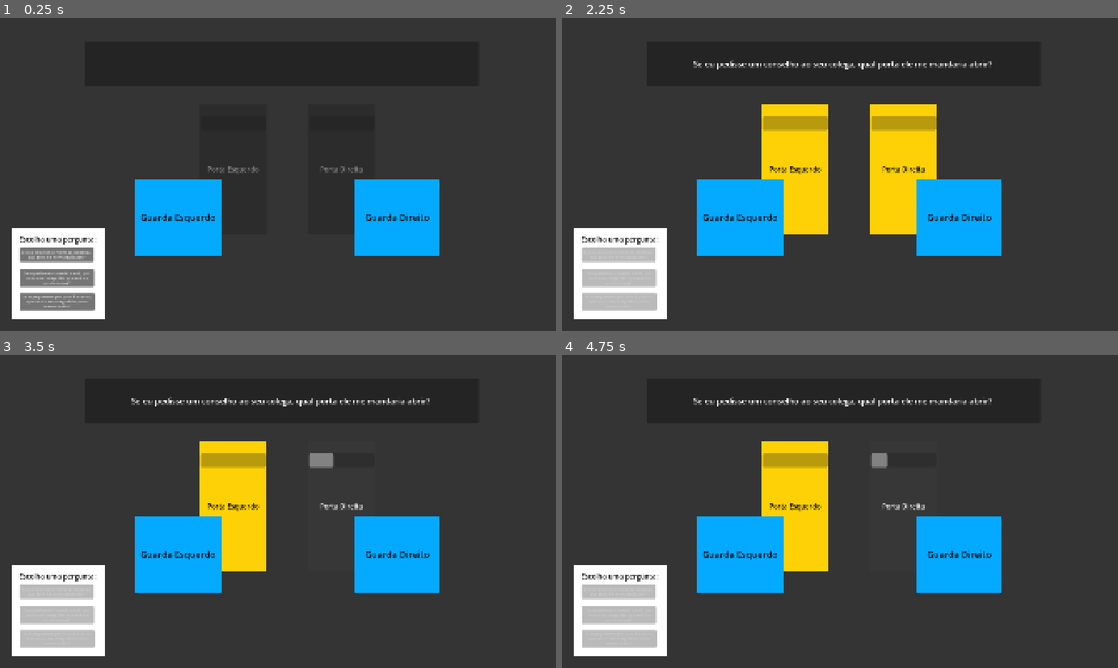
Above: before the commit, frames 1-4 (two rows, left to right).
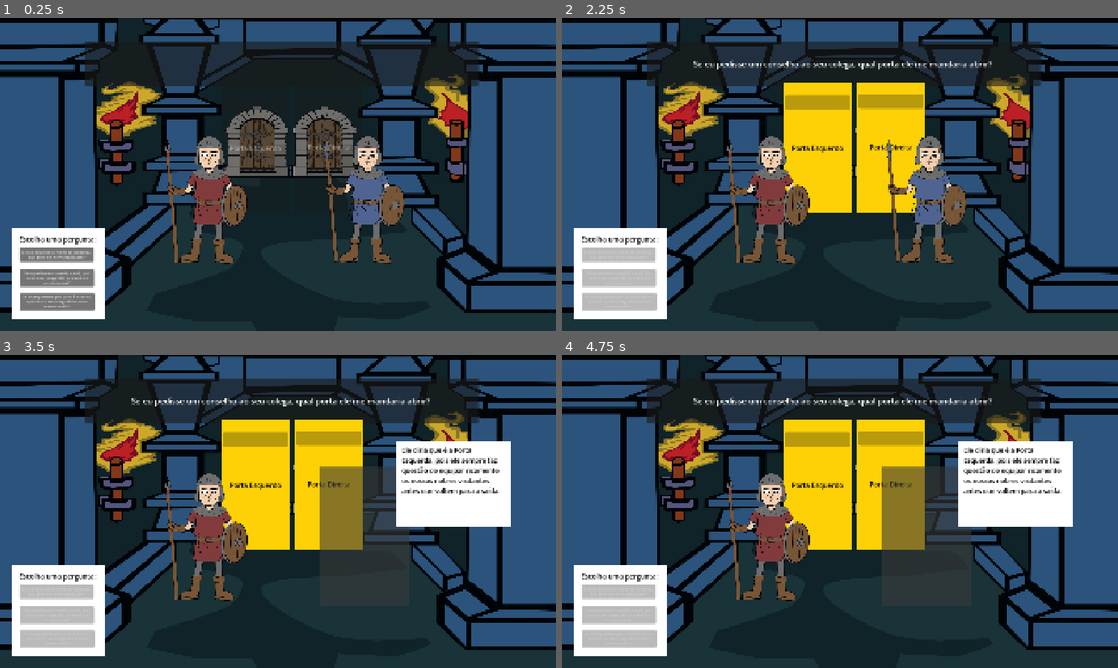
Above: after the commit, the same moments.

Repository: gamedevmeetup/Brackeys-Game-Jam-2026.2---Equipe-2
Game: Godot game, scene res://Scenes/Room.tscn
The game is run twice, just before and just after one commit, with the same random seed, the same clock (stepped at 60 frames per second) and the same inputs.
Inputs (mouse positions are in pixels of both pictures, inside the frame that each line leads up to; where the layout moved, square brackets give the same spot in the first picture):
- Up to frame 1 (0.25 s): no input
- Up to frame 2 (2.25 s): click (928, 199) [956, 218] at 0.5 s; click (767, 202) [739, 218] at 1.25 s; click "Se eu pedisse um conselho ao …" at 2 s
- Up to frame 3 (3.5 s): click "Porta Direita" at 2.75 s
- Up to frame 4 (4.75 s): click "Porta Esquerdo" at 3.5 s; click "Porta Direita" at 4.25 s

The runs differ from the first frame. In frame 1, 87% of the frame differs, in the area x 0-100%, y 0-100%; in frame 2, 85%; in frame 3, 85%; in frame 4, 85%.

Commit message:
Arte de fundo e guardas
Adicionei a arte de fundo e dos guardas

Diff:
--- a/guardas-mentirosos/Scenes/Room.tscn
+++ b/guardas-mentirosos/Scenes/Room.tscn
@@ -1,8 +1,11 @@
 [gd_scene format=3 uid="uid://cdlr7m4nqp1a3"]
 
 [ext_resource type="Script" uid="uid://dfgcq16qoxm5b" path="res://Scripts/room.gd" id="1_uj218"]
+[ext_resource type="Texture2D" uid="uid://g6hinwiy3ff3" path="res://Art/Cenarios/Game Jam- Medieval.pdf (2).png" id="2_7gm67"]
 [ext_resource type="Script" uid="uid://dbjvraml4ukps" path="res://Scripts/door.gd" id="2_a2si3"]
 [ext_resource type="Script" uid="uid://17nc33sjhqee" path="res://Scripts/guard.gd" id="3_aaq88"]
+[ext_resource type="Texture2D" uid="uid://cq80itqntsk8t" path="res://Art/Personagens/guardas/guarda1.png" id="4_xebr5"]
+[ext_resource type="Texture2D" uid="uid://bx6rwtug0iwy8" path="res://Art/Personagens/guardas/guarda2.png" id="6_si31g"]
 
 [sub_resource type="StyleBoxFlat" id="StyleBoxFlat_sdykh"]
 bg_color = Color(1, 1, 1, 1)
@@ -10,8 +13,11 @@
 [sub_resource type="StyleBoxFlat" id="StyleBoxFlat_l5545"]
 bg_color = Color(0.99215686, 0.81960785, 0.023529412, 1)
 
-[sub_resource type="StyleBoxFlat" id="StyleBoxFlat_212wd"]
-bg_color = Color(0.015686275, 0.6666667, 1, 1)
+[sub_resource type="StyleBoxTexture" id="StyleBoxTexture_mimag"]
+texture = ExtResource("4_xebr5")
+
+[sub_resource type="StyleBoxTexture" id="StyleBoxTexture_ijr7e"]
+texture = ExtResource("6_si31g")
 
 [sub_resource type="StyleBoxFlat" id="StyleBoxFlat_e1q4p"]
 bg_color = Color(1, 1, 1, 1)
@@ -27,11 +33,12 @@
 anchors_preset = 0
 script = ExtResource("1_uj218")
 
-[node name="Background" type="ColorRect" parent="." unique_id=1269580317]
-layout_mode = 0
-offset_right = 1922.0
+[node name="Background" type="TextureRect" parent="." unique_id=115040027]
+layout_mode = 0
+offset_right = 1921.7778
 offset_bottom = 1081.0
-color = Color(0.2036809, 0.20368093, 0.2036809, 1)
+texture = ExtResource("2_7gm67")
+expand_mode = 1
 
 [node name="QuestionPanel" type="Panel" parent="." unique_id=1328138082]
 layout_mode = 0
@@ -124,10 +131,10 @@
 
 [node name="DoorRight" type="Button" parent="." unique_id=601431603]
 layout_mode = 0
-offset_left = 1062.0
-offset_top = 298.0
-offset_right = 1296.0
-offset_bottom = 747.0
+offset_left = 1019.0
+offset_top = 223.0
+offset_right = 1253.0
+offset_bottom = 672.0
 theme_override_colors/font_color = Color(0, 0, 0, 1)
 theme_override_font_sizes/font_size = 24
 theme_override_styles/normal = SubResource("StyleBoxFlat_l5545")
@@ -150,10 +157,10 @@
 
 [node name="DoorLeft" type="Button" parent="." unique_id=600588619]
 layout_mode = 0
-offset_left = 688.0
-offset_top = 298.0
-offset_right = 922.0
-offset_bottom = 747.0
+offset_left = 765.0
+offset_top = 226.0
+offset_right = 999.0
+offset_bottom = 675.0
 theme_override_colors/font_color = Color(0, 0, 0, 1)
 theme_override_font_sizes/font_size = 24
 theme_override_styles/normal = SubResource("StyleBoxFlat_l5545")
@@ -176,28 +183,26 @@
 
 [node name="GuardRight" type="Button" parent="." unique_id=1027485856 node_paths=PackedStringArray("speechBubble", "answerLabel")]
 layout_mode = 0
-offset_left = 1223.0
-offset_top = 555.0
-offset_right = 1520.0
-offset_bottom = 820.0
+offset_left = 1102.0
+offset_top = 386.8182
+offset_right = 1414.0
+offset_bottom = 869.0
 theme_override_colors/font_color = Color(0, 0, 0, 1)
 theme_override_font_sizes/font_size = 31
-theme_override_styles/normal = SubResource("StyleBoxFlat_212wd")
-text = "Guarda Direito"
+theme_override_styles/normal = SubResource("StyleBoxTexture_mimag")
 script = ExtResource("3_aaq88")
 speechBubble = NodePath("../SpeechBubbleRight")
 answerLabel = NodePath("../SpeechBubbleRight/AnswerLabelRight")
 
 [node name="GuardLeft" type="Button" parent="." unique_id=1964884612 node_paths=PackedStringArray("speechBubble", "answerLabel")]
 layout_mode = 0
-offset_left = 467.0
-offset_top = 555.0
-offset_right = 764.0
-offset_bottom = 820.0
+offset_left = 550.0
+offset_top = 397.0
+offset_right = 869.0
+offset_bottom = 867.6869
 theme_override_colors/font_color = Color(0, 0, 0, 1)
 theme_override_font_sizes/font_size = 31
-theme_override_styles/normal = SubResource("StyleBoxFlat_212wd")
-text = "Guarda Esquerdo"
+theme_override_styles/normal = SubResource("StyleBoxTexture_ijr7e")
 script = ExtResource("3_aaq88")
 speechBubble = NodePath("../SpeechBubbleLeft")
 answerLabel = NodePath("../SpeechBubbleLeft/AnswerLabelLeft")
